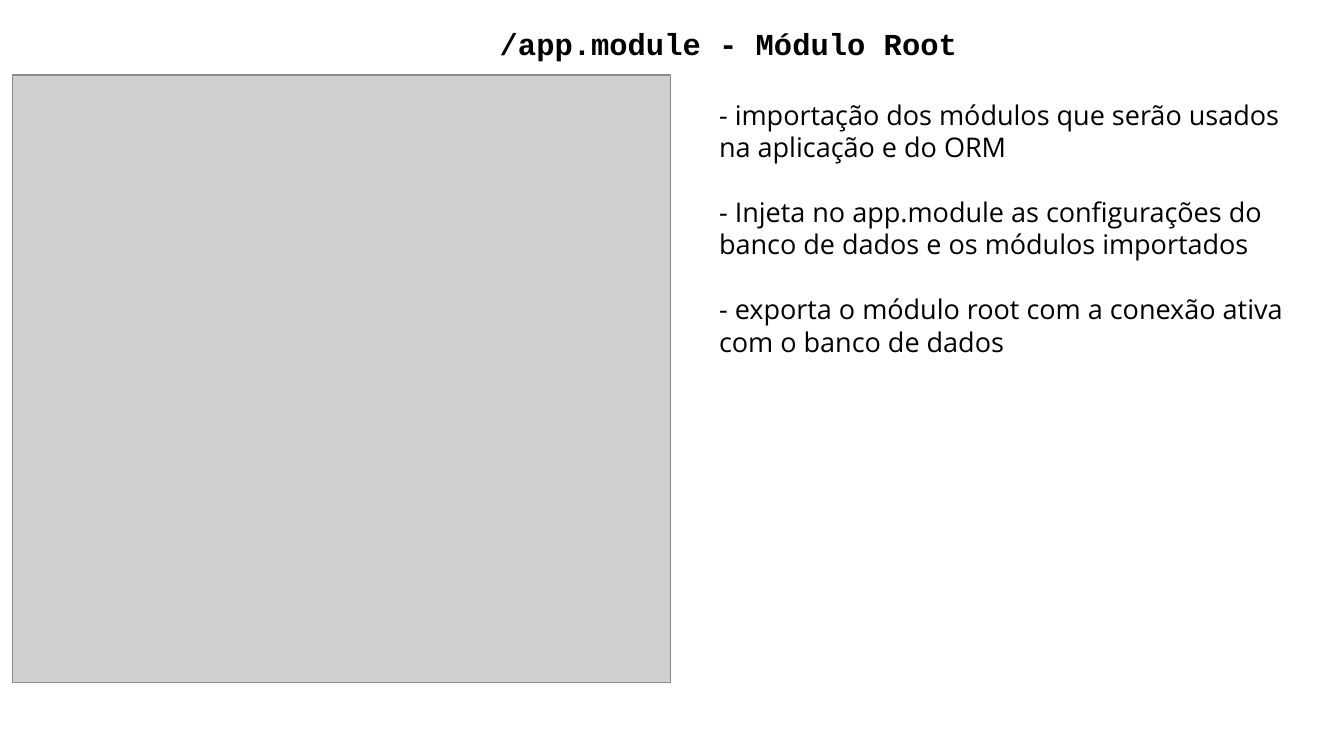
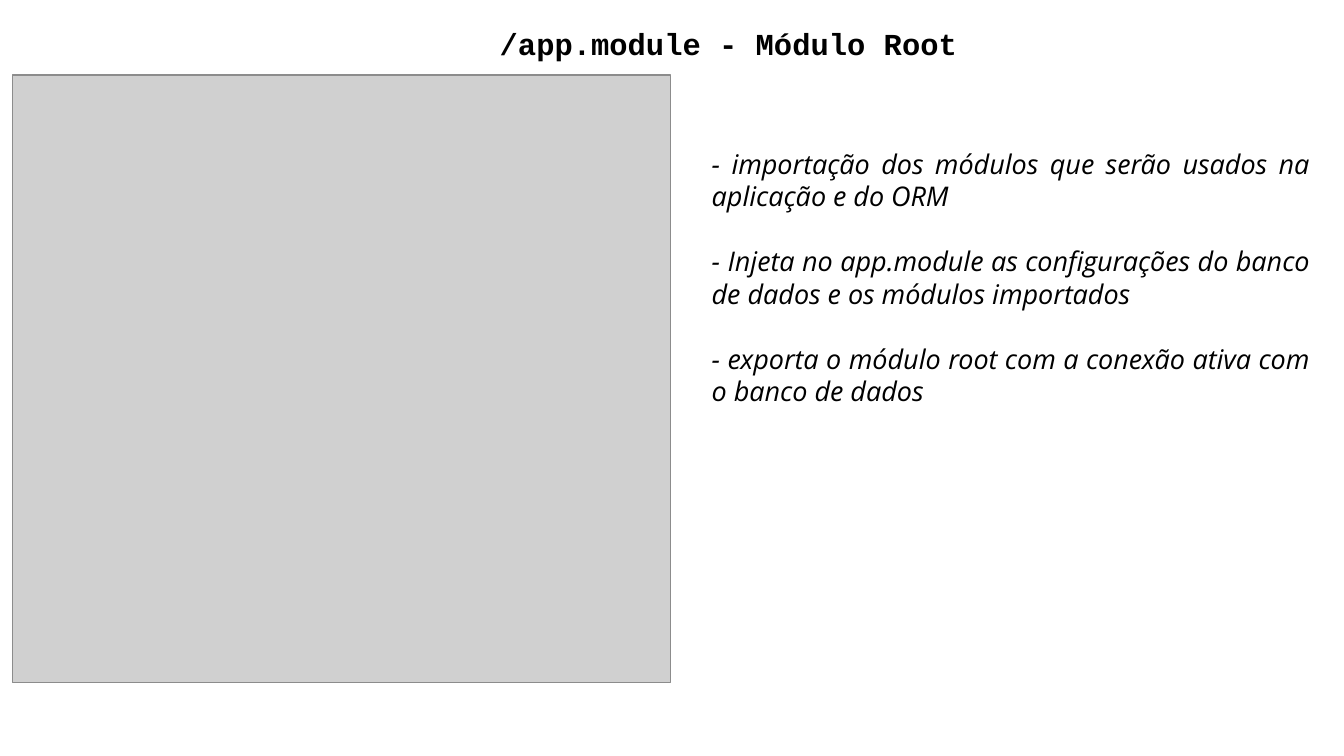
Before and after one commit to and2carvalho/cepJS, a slide deck: slide 4 of apesentacaoNestJS.pptx. Drawn at 1344x756 pixels with LibreOffice and Linux fonts; fonts in the diff are those of the drawing; grey boxes stand for pictures. Boxes give left, top, right and bottom in pixels: in the first picture for what was removed or moved away, otherwise in the second. Text is boxed around its words. In the diff, an @@ line names an element or a change of style, - is before the commit and + after.

```diff
--- a/apesentacaoNestJS.pptx
+++ b/apesentacaoNestJS.pptx
@@ text "- importação dos módulos que ...": place and size @@
-text "- importação dos módulos que ..." at bbox=[719, 104, 1283, 353]
+text "- importação dos módulos que ..." at bbox=[712, 153, 1310, 402]
@@ text "- importação dos módulos que ..." at bbox=[712, 153, 1310, 402]: italic on; alignment left to justified @@
```
Also in this commit, not shown: 6 other slides changed, 1 slide added.
